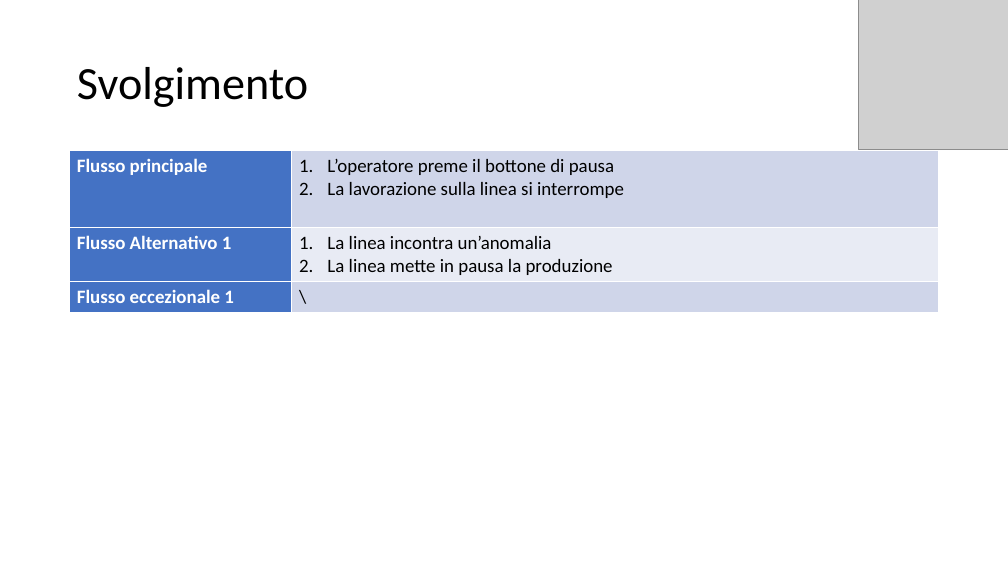
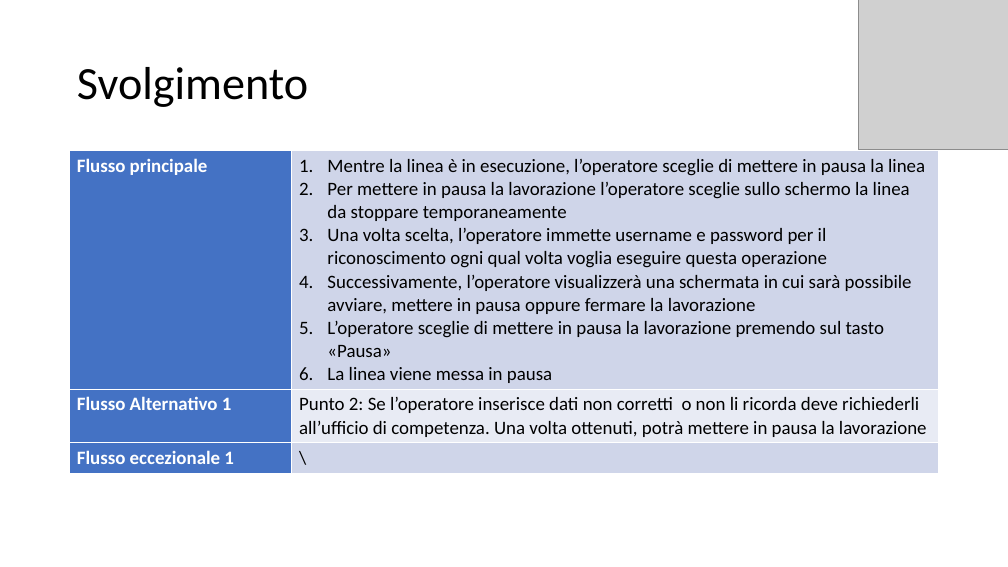
Before and after one commit to itsar19-20/mes, a slide deck: slide 4 of docs/analisi/Pausa_lavorazione.pptx. Drawn at 1008x567 pixels with LibreOffice and Linux fonts; fonts in the diff are those of the drawing; grey boxes stand for pictures. Boxes give left, top, right and bottom in pixels: in the first picture for what was removed or moved away, otherwise in the second. Text is boxed around its words. In the diff, an @@ line names an element or a change of style, - is before the commit and + after.

```diff
--- a/docs/analisi/Pausa_lavorazione.pptx
+++ b/docs/analisi/Pausa_lavorazione.pptx
@@ table at box(70, 151, 939, 470) @@
-row 1, column 2: L’operatore preme il bottone di pausa / La lavorazione sulla linea si interrompe
+row 1, column 2: Mentre la linea è in esecuzione, l’operatore sceglie di mettere in pausa la linea / Per mettere in pausa la lavorazione l’operatore sceglie sullo schermo la linea da stoppare temporaneamente / Una volta scelta, l’operatore immette username e password per il riconoscimento ogni qual volta voglia eseguire questa operazione / Successivamente, l’operatore visualizzerà una schermata in cui sarà possibile avviare, mettere in pausa oppure fermare la lavorazione / L’operatore sceglie di mettere in pausa la lavorazione premendo sul tasto «Pausa» / La linea viene messa in pausa
-row 2, column 2: La linea incontra un’anomalia / La linea mette in pausa la produzione
+row 2, column 2: Punto 2: Se l’operatore inserisce dati non corretti o non li ricorda deve richiederli all’ufficio di competenza. Una volta ottenuti, potrà mettere in pausa la lavorazione
```
Also in this commit, not shown: 1 other slide changed, 5 other files.
